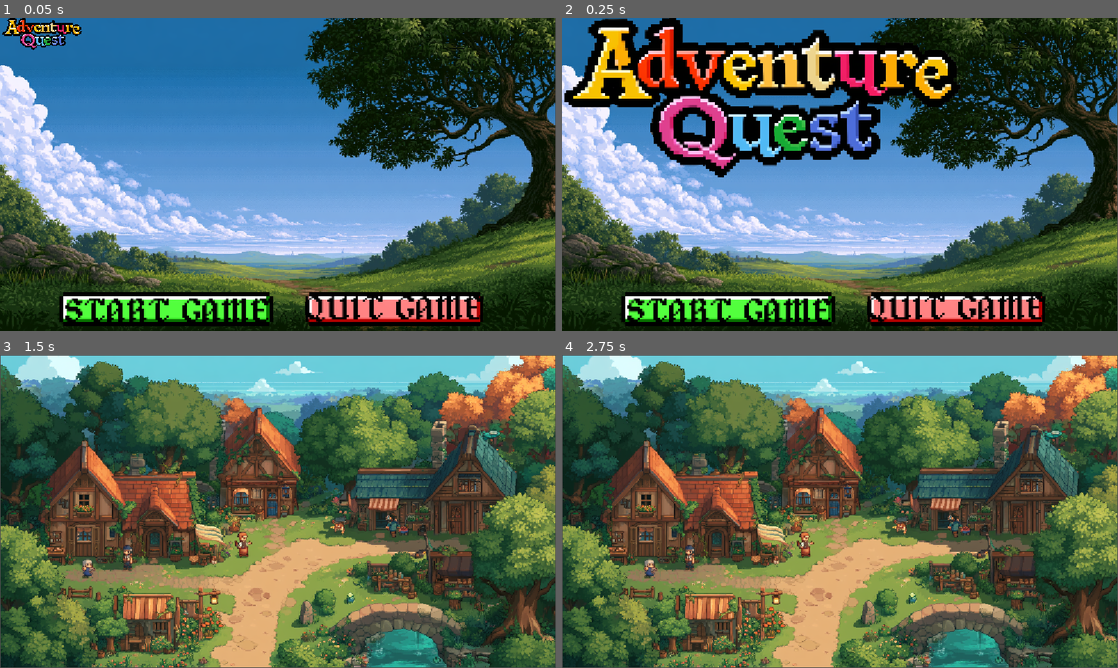
Above: before the commit, frames 1-4 (two rows, left to right).
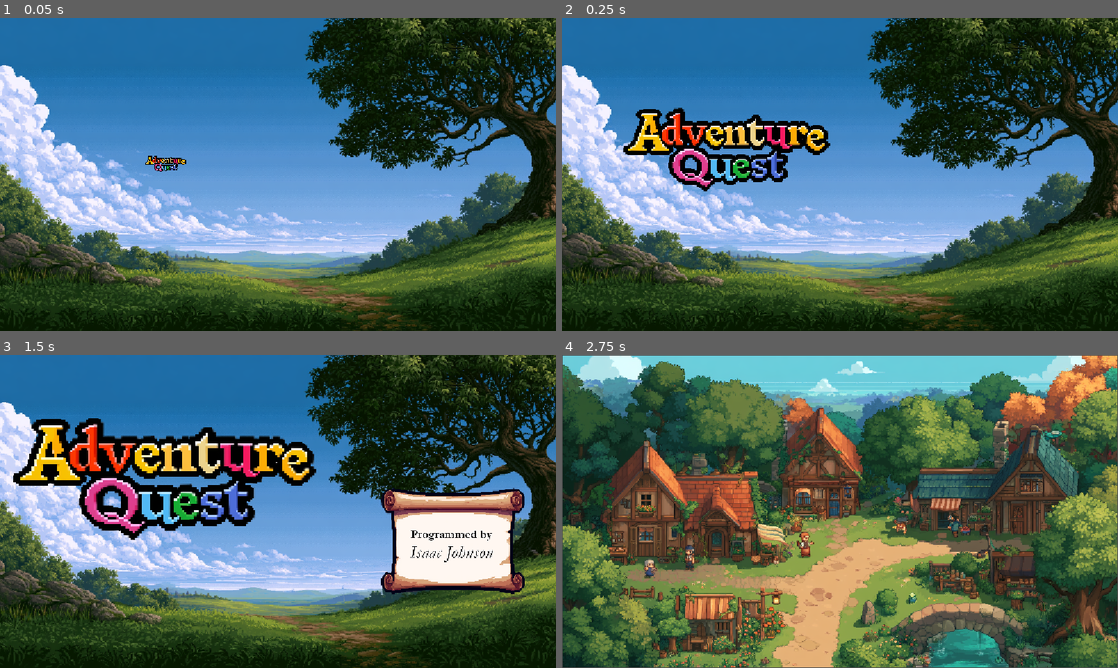
Above: after the commit, the same moments.

Repository: ihopngo/IsaacJohnson_FantasyAdventure
Game: Godot game, scene res://Johnson_Isaac_Fantasy Adventure/scenes/ui/start_screen_ui.tscn
Two runs of this game, one before a commit and one after it. Both use one fixed random seed, a clock stepped at 60 frames per second and the inputs below.
Inputs (mouse positions are in pixels of both pictures, inside the frame that each line leads up to):
- Up to frame 1 (0.05 s): no input
- Up to frame 2 (0.25 s): no input
- Up to frame 3 (1.5 s): click (166, 646) at 0.52 s
- Up to frame 4 (2.75 s): click (717, 646) at 2.02 s

The runs differ from the first frame. In frame 1, 18% of the frame differs, in the area x 0-100%, y 0-100%; in frame 2, 37%; in frame 3, 96%; in frame 4, nothing differs.

Commit message:
Assignment 1

Diff:
--- a/Johnson_Isaac_Fantasy Adventure/scenes/levels/MainGameLevel.tscn
+++ b/Johnson_Isaac_Fantasy Adventure/scenes/levels/MainGameLevel.tscn
@@ -1,10 +1,17 @@
 [gd_scene format=3 uid="uid://cctgo4u2hhwij"]
 
+[ext_resource type="Script" uid="uid://vyqwhty74eu" path="res://Johnson_Isaac_Fantasy Adventure/scripts/main_game_level.gd" id="1_52vu7"]
 [ext_resource type="Texture2D" uid="uid://ukq7e8d22bmm" path="res://Johnson_Isaac_Fantasy Adventure/assets/art/Backgrounds/BG_08.png" id="1_at5dx"]
+[ext_resource type="AudioStream" uid="uid://cfq1ofpej8trm" path="res://Johnson_Isaac_Fantasy Adventure/assets/audio/jorisvermeer-mysterious-fairytale-journey.mp3" id="3_52vu7"]
 
 [node name="MainGameLevel" type="Node2D" unique_id=1152686869]
+script = ExtResource("1_52vu7")
 
 [node name="LevelBackground" type="Sprite2D" parent="." unique_id=2108290197]
 position = Vector2(576, 324)
 scale = Vector2(0.7892157, 0.7892157)
 texture = ExtResource("1_at5dx")
+
+[node name="Background_Music" type="AudioStreamPlayer" parent="." unique_id=1322175394]
+stream = ExtResource("3_52vu7")
+volume_db = -10.0
--- a/Johnson_Isaac_Fantasy Adventure/scenes/ui/start_screen_ui.tscn
+++ b/Johnson_Isaac_Fantasy Adventure/scenes/ui/start_screen_ui.tscn
@@ -1,12 +1,18 @@
 [gd_scene format=3 uid="uid://dywhr56xxhhxt"]
 
 [ext_resource type="Texture2D" uid="uid://d3glpf24gcky" path="res://Johnson_Isaac_Fantasy Adventure/assets/art/Backgrounds/BG_01_textRect.png" id="1_rkjbu"]
-[ext_resource type="Script" uid="uid://d1ec8ygeupuul" path="res://Johnson_Isaac_Fantasy Adventure/scenes/ui/start_screen_ui.gd" id="1_t15r3"]
+[ext_resource type="Script" uid="uid://d1ec8ygeupuul" path="res://Johnson_Isaac_Fantasy Adventure/scripts/start_screen_ui.gd" id="1_t15r3"]
 [ext_resource type="Texture2D" uid="uid://b5tpvpctah12p" path="res://Johnson_Isaac_Fantasy Adventure/assets/art/Badges & Icons/Game Title Logo_transp.png" id="2_t15r3"]
 [ext_resource type="Texture2D" uid="uid://d5lusb100mgp" path="res://Johnson_Isaac_Fantasy Adventure/assets/art/Buttons/Button Rect_green_Start_button.png" id="3_dt53i"]
 [ext_resource type="Texture2D" uid="uid://c8eq2de00wb4s" path="res://Johnson_Isaac_Fantasy Adventure/assets/art/Buttons/Button Rect_red_Quit_button.png" id="4_rkjbu"]
 [ext_resource type="Texture2D" uid="uid://dclu7rk7j3btk" path="res://Johnson_Isaac_Fantasy Adventure/assets/art/Buttons/Start Game_button_text.png" id="5_h7q48"]
 [ext_resource type="Texture2D" uid="uid://d1l3nv6xndqyl" path="res://Johnson_Isaac_Fantasy Adventure/assets/art/Buttons/Quit Game_button_text.png" id="7_c4qj7"]
+[ext_resource type="AudioStream" uid="uid://d1cc4o2idycsp" path="res://Johnson_Isaac_Fantasy Adventure/assets/audio/Swoosh_SFX.mp3" id="8_8iwn4"]
+[ext_resource type="Texture2D" uid="uid://bd72cto4x3k3j" path="res://Johnson_Isaac_Fantasy Adventure/assets/art/Badges & Icons/Scroll_04Trans.png" id="8_kk3ir"]
+[ext_resource type="Texture2D" uid="uid://d8g6ga62t6kg" path="res://Johnson_Isaac_Fantasy Adventure/assets/art/Badges & Icons/Isaac_Johnson_text.png" id="9_8iwn4"]
+[ext_resource type="AudioStream" uid="uid://bhne5hould2mu" path="res://Johnson_Isaac_Fantasy Adventure/assets/audio/Chimes_Transition_SFX.mp3" id="11_l0i5w"]
+[ext_resource type="AudioStream" uid="uid://ddgi87avp318j" path="res://Johnson_Isaac_Fantasy Adventure/assets/audio/Button_Click.mp3" id="12_j6fxu"]
+[ext_resource type="AudioStream" uid="uid://c1pqxqmmc64hj" path="res://Johnson_Isaac_Fantasy Adventure/assets/audio/alex-morgan-fantasy-adventure-quest-.mp3" id="13_v3xpo"]
 
 [sub_resource type="StyleBoxTexture" id="StyleBoxTexture_lpkyb"]
 texture = ExtResource("3_dt53i")
@@ -55,16 +61,157 @@
 tracks/0/interp = 1
 tracks/0/loop_wrap = true
 tracks/0/keys = {
-"times": PackedFloat32Array(0, 0.4, 0.6, 0.8),
+"times": PackedFloat32Array(0, 0.40000004, 0.6, 0.8),
 "transitions": PackedFloat32Array(1, 1, 1, 1),
 "update": 0,
-"values": [Vector2(1e-05, 1e-05), Vector2(1.15, 1.15), Vector2(0.951, 0.951), Vector2(1, 1)]
-}
+"values": [Vector2(1e-05, 1e-05), Vector2(0.6, 0.6), Vector2(0.5, 0.5), Vector2(0.55, 0.55)]
+}
+tracks/1/type = "audio"
+tracks/1/imported = false
+tracks/1/enabled = true
+tracks/1/path = NodePath("Game_Title_Sound")
+tracks/1/interp = 1
+tracks/1/loop_wrap = true
+tracks/1/keys = {
+"clips": [{
+"end_offset": 1.515,
+"start_offset": 0.4100001,
+"stream": ExtResource("8_8iwn4")
+}],
+"times": PackedFloat32Array(0.01000008)
+}
+tracks/1/use_blend = true
 
 [sub_resource type="AnimationLibrary" id="AnimationLibrary_dt53i"]
 _data = {
 &"RESET": SubResource("Animation_xfrhc"),
 &"title_bounce": SubResource("Animation_x4td8")
+}
+
+[sub_resource type="Animation" id="Animation_kk3ir"]
+resource_name = "Credits"
+length = 2.5000000000000004
+tracks/0/type = "value"
+tracks/0/imported = false
+tracks/0/enabled = true
+tracks/0/path = NodePath("Scroll:scale")
+tracks/0/interp = 1
+tracks/0/loop_wrap = true
+tracks/0/keys = {
+"times": PackedFloat32Array(0.6, 1.3, 1.4000001, 1.5),
+"transitions": PackedFloat32Array(1, 1, 1, 1),
+"update": 0,
+"values": [Vector2(0.325, 1e-05), Vector2(0.325, 0.4), Vector2(0.325, 0.3), Vector2(0.325, 0.32)]
+}
+tracks/1/type = "audio"
+tracks/1/imported = false
+tracks/1/enabled = true
+tracks/1/path = NodePath("Credits_Sound")
+tracks/1/interp = 1
+tracks/1/loop_wrap = true
+tracks/1/keys = {
+"clips": [{
+"end_offset": 2.95,
+"start_offset": 0.0,
+"stream": ExtResource("11_l0i5w")
+}],
+"times": PackedFloat32Array(0.5)
+}
+tracks/1/use_blend = true
+
+[sub_resource type="Animation" id="Animation_8iwn4"]
+length = 0.001
+tracks/0/type = "value"
+tracks/0/imported = false
+tracks/0/enabled = true
+tracks/0/path = NodePath("Scroll:scale")
+tracks/0/interp = 1
+tracks/0/loop_wrap = true
+tracks/0/keys = {
+"times": PackedFloat32Array(0),
+"transitions": PackedFloat32Array(1),
+"update": 0,
+"values": [Vector2(0.325, 1e-05)]
+}
+
+[sub_resource type="AnimationLibrary" id="AnimationLibrary_l0i5w"]
+_data = {
+&"Credits": SubResource("Animation_kk3ir"),
+&"RESET": SubResource("Animation_8iwn4")
+}
+
+[sub_resource type="Animation" id="Animation_v3xpo"]
+length = 0.001
+tracks/0/type = "value"
+tracks/0/imported = false
+tracks/0/enabled = true
+tracks/0/path = NodePath("..:visible")
+tracks/0/interp = 1
+tracks/0/loop_wrap = true
+tracks/0/keys = {
+"times": PackedFloat32Array(0),
+"transitions": PackedFloat32Array(1),
+"update": 1,
+"values": [false]
+}
+
+[sub_resource type="Animation" id="Animation_5t7gc"]
+resource_name = "Start_Button"
+length = 1.7
+tracks/0/type = "value"
+tracks/0/imported = false
+tracks/0/enabled = true
+tracks/0/path = NodePath("..:visible")
+tracks/0/interp = 1
+tracks/0/loop_wrap = true
+tracks/0/keys = {
+"times": PackedFloat32Array(0, 1.6),
+"transitions": PackedFloat32Array(1, 1),
+"update": 1,
+"values": [false, true]
+}
+
+[sub_resource type="AnimationLibrary" id="AnimationLibrary_m7y4h"]
+_data = {
+&"RESET": SubResource("Animation_v3xpo"),
+&"Start_Button": SubResource("Animation_5t7gc")
+}
+
+[sub_resource type="Animation" id="Animation_m7y4h"]
+resource_name = "Quit_button"
+length = 1.9000000000000001
+tracks/0/type = "value"
+tracks/0/imported = false
+tracks/0/enabled = true
+tracks/0/path = NodePath("../Quit_Game_Button:visible")
+tracks/0/interp = 1
+tracks/0/loop_wrap = true
+tracks/0/keys = {
+"times": PackedFloat32Array(0.90000004, 1.9),
+"transitions": PackedFloat32Array(1, 1),
+"update": 1,
+"values": [false, true]
+}
+
+[sub_resource type="Animation" id="Animation_ioy85"]
+length = 0.001
+tracks/0/type = "value"
+tracks/0/imported = false
+tracks/0/enabled = true
+tracks/0/path = NodePath("../Quit_Game_Button:visible")
+tracks/0/interp = 1
+tracks/0/loop_wrap = true
+tracks/0/keys = {
+"times": PackedFloat32Array(0),
+"transitions": PackedFloat32Array(1),
+"update": 1,
+"values": [false]
+}
+
+[sub_resource type="AnimationLibrary" id="AnimationLibrary_eaf6g"]
+_data = {
+&"Quit_button": SubResource("Animation_m7y4h"),
+&"RESET": SubResource("Animation_ioy85")
 }
 
 [node name="Start_Screen_ui" type="Control" unique_id=1004526199]
@@ -79,9 +226,9 @@
 
 [node name="Start_Screen_BG_png" type="TextureRect" parent="." unique_id=255353225]
 layout_mode = 1
-anchors_preset = 15
-anchor_right = 1.0
-anchor_bottom = 1.0
+anchors_preset = -1
+anchor_right = 1.0017362
+anchor_bottom = 0.99691355
 offset_right = -2.0
 offset_bottom = 2.0
 grow_horizontal = 2
@@ -96,49 +243,61 @@
 anchors_preset = 5
 anchor_left = 0.5
 anchor_right = 0.5
-offset_left = -571.5
-offset_right = 571.5
-offset_bottom = 460.0
+offset_left = -808.0
+offset_top = -16.0
+offset_right = 335.0
+offset_bottom = 444.0
 grow_horizontal = 2
 scale = Vector2(1e-05, 1e-05)
+pivot_offset = Vector2(575, 325)
 texture = ExtResource("2_t15r3")
 stretch_mode = 5
 
 [node name="Start_Game_Button" type="Button" parent="." unique_id=1211627448]
+visible = false
 layout_mode = 1
 anchors_preset = 7
 anchor_left = 0.5
 anchor_top = 1.0
 anchor_right = 0.5
 anchor_bottom = 1.0
-offset_left = -382.0
-offset_top = -96.0
-offset_right = -82.0
-offset_bottom = 4.0
+offset_left = -488.0
+offset_top = -98.0
+offset_right = -21.0
+offset_bottom = 2.0
 grow_horizontal = 2
 grow_vertical = 0
 theme_override_styles/normal = SubResource("StyleBoxTexture_lpkyb")
 theme_override_styles/pressed = SubResource("StyleBoxTexture_ekeme")
 theme_override_styles/hover = SubResource("StyleBoxTexture_w4p2n")
-icon = ExtResource("5_h7q48")
+
+[node name="Start_Text" type="Sprite2D" parent="Start_Game_Button" unique_id=731697046]
+position = Vector2(231.99998, 50)
+scale = Vector2(0.8243243, 0.8243243)
+texture = ExtResource("5_h7q48")
 
 [node name="Quit_Game_Button" type="Button" parent="." unique_id=1175367999]
+visible = false
 layout_mode = 1
 anchors_preset = 7
 anchor_left = 0.5
 anchor_top = 1.0
 anchor_right = 0.5
 anchor_bottom = 1.0
-offset_left = 90.0
+offset_left = 16.0
 offset_top = -96.0
-offset_right = 390.0
+offset_right = 483.0
 offset_bottom = 4.0
 grow_horizontal = 2
 grow_vertical = 0
 theme_override_styles/normal = SubResource("StyleBoxTexture_f5ghj")
 theme_override_styles/pressed = SubResource("StyleBoxTexture_fufna")
 theme_override_styles/hover = SubResource("StyleBoxTexture_2r8x5")
-icon = ExtResource("7_c4qj7")
+
+[node name="Quit_Text" type="Sprite2D" parent="Quit_Game_Button" unique_id=448849421]
+position = Vector2(240, 55.999996)
+scale = Vector2(0.8157896, 0.8157896)
+texture = ExtResource("7_c4qj7")
 
 [node name="QuitConfirmationDialog" type="ConfirmationDialog" parent="." unique_id=140070098]
 oversampling_override = 1.0
@@ -150,6 +309,45 @@
 libraries/ = SubResource("AnimationLibrary_dt53i")
 autoplay = &"title_bounce"
 
+[node name="Scroll" type="Sprite2D" parent="." unique_id=648487980]
+position = Vector2(936.00006, 376.00003)
+scale = Vector2(0.325, 1e-05)
+texture = ExtResource("8_kk3ir")
+
+[node name="Credits" type="Sprite2D" parent="Scroll" unique_id=1941849485]
+position = Vector2(-0.0002593994, 55.019165)
+scale = Vector2(1.4934453, 1.4934454)
+texture = ExtResource("9_8iwn4")
+
+[node name="Credits_AnimationPlayer" type="AnimationPlayer" parent="." unique_id=1159309042]
+libraries/ = SubResource("AnimationLibrary_l0i5w")
+autoplay = &"Credits"
+
+[node name="Game_Title_Sound" type="AudioStreamPlayer2D" parent="." unique_id=1130381652]
+position = Vector2(192, 192)
+
+[node name="Credits_Sound" type="AudioStreamPlayer2D" parent="." unique_id=623182914]
+position = Vector2(192, 192)
+volume_db = -3.0
+
+[node name="Button_Sound" type="AudioStreamPlayer" parent="." unique_id=1516827595]
+stream = ExtResource("12_j6fxu")
+volume_db = -10.0
+
+[node name="Background_Music" type="AudioStreamPlayer" parent="." unique_id=1037475349]
+stream = ExtResource("13_v3xpo")
+volume_db = -10.0
+
+[node name="Start_Button_AnimationPlayer" type="AnimationPlayer" parent="." unique_id=1554611162]
+root_node = NodePath("../Start_Game_Button/Start_Text")
+libraries/ = SubResource("AnimationLibrary_m7y4h")
+autoplay = &"Start_Button"
+
+[node name="Quit_Button_AnimationPlayer" type="AnimationPlayer" parent="." unique_id=2116305524]
+root_node = NodePath("../Start_Button_AnimationPlayer")
+libraries/ = SubResource("AnimationLibrary_eaf6g")
+autoplay = &"Quit_button"
+
 [connection signal="pressed" from="Start_Game_Button" to="." method="_on_start_game_button_pressed"]
 [connection signal="pressed" from="Quit_Game_Button" to="." method="_on_quit_game_button_pressed"]
 [connection signal="confirmed" from="QuitConfirmationDialog" to="." method="_on_quit_confirmation_dialog_confirmed"]
--- /dev/null
+++ b/Johnson_Isaac_Fantasy Adventure/scripts/main_game_level.gd
@@ -0,0 +1,11 @@
+extends Node2D
+
+
+# Called when the node enters the scene tree for the first time.
+func _ready() -> void:
+	$Background_Music.play()
+
+
+# Called every frame. 'delta' is the elapsed time since the previous frame.
+func _process(delta: float) -> void:
+	pass
--- /dev/null
+++ b/Johnson_Isaac_Fantasy Adventure/scripts/start_screen_ui.gd
@@ -0,0 +1,26 @@
+extends Control
+
+
+# Called when the node enters the scene tree for the first time.
+func _ready() -> void:
+	$Background_Music.play()
+
+
+# Called every frame. 'delta' is the elapsed time since the previous frame.
+func _process(delta: float) -> void:
+	pass
+
+
+func _on_start_game_button_pressed() -> void:
+	get_tree().change_scene_to_file(
+		"res://Johnson_Isaac_Fantasy Adventure/scenes/levels/MainGameLevel.tscn"
+	)
+	$Button_Sound.play()
+
+
+func _on_quit_game_button_pressed() -> void:
+	$QuitConfirmationDialog.popup_centered()
+	$Button_Sound.play()
+
+func _on_quit_confirmation_dialog_confirmed() -> void:
+	get_tree().quit()
--- a/project.godot
+++ b/project.godot
@@ -10,7 +10,7 @@
 
 [application]
 
-config/name="IsaacJohnson_FantasyGame"
+config/name="2D Fantasy Game"
 run/main_scene="uid://dywhr56xxhhxt"
 config/features=PackedStringArray("4.7", "GL Compatibility")
 config/icon="res://icon.svg"
Binary file changed: Johnson_Isaac_Fantasy Adventure/assets/art/Badges & Icons/Scroll_04.png
Binary file added: Johnson_Isaac_Fantasy Adventure/assets/art/Badges & Icons/Scroll_04Trans.png
Not shown, added: Johnson_Isaac_Fantasy Adventure/assets/art/Badges & Icons/Scroll_04Trans.png.import
Not shown, added: Johnson_Isaac_Fantasy Adventure/scripts/main_game_level.gd.uid
Not shown, added: Johnson_Isaac_Fantasy Adventure/scripts/start_screen_ui.gd.uid
Not shown, changed: .gitattributes
